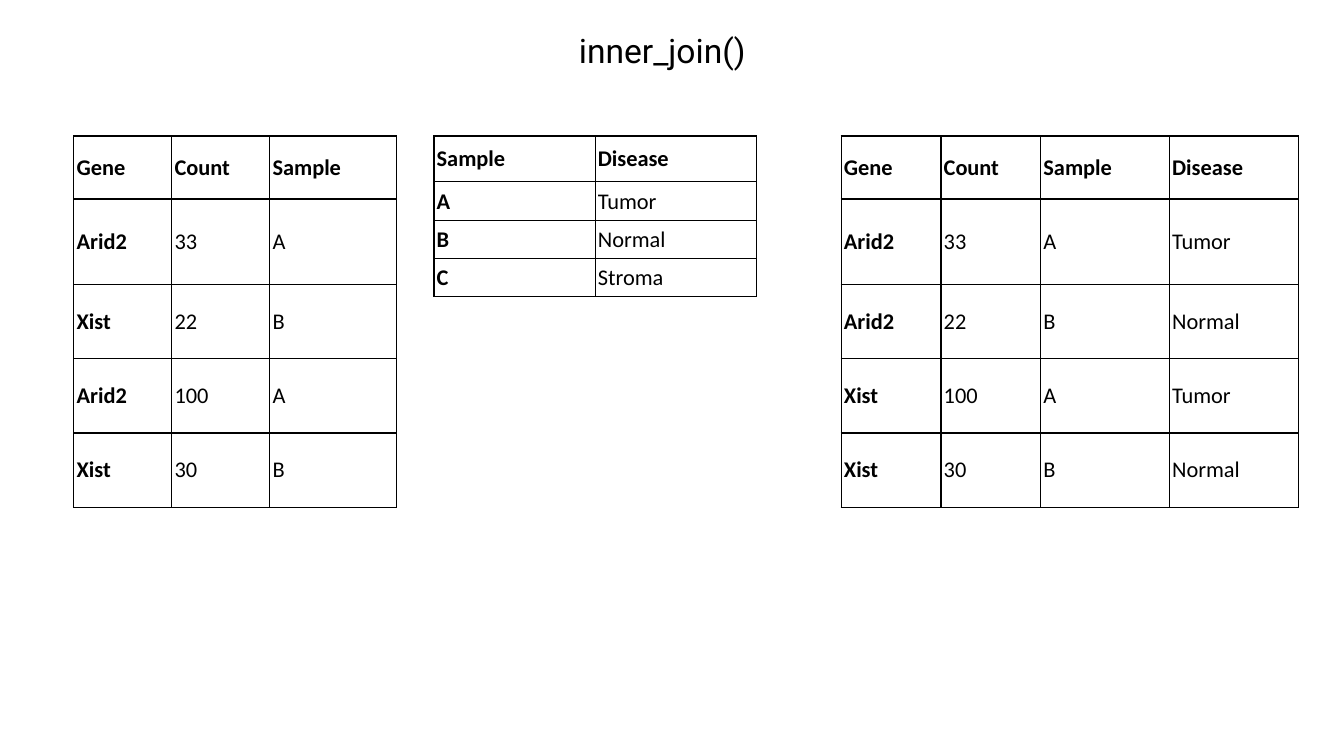
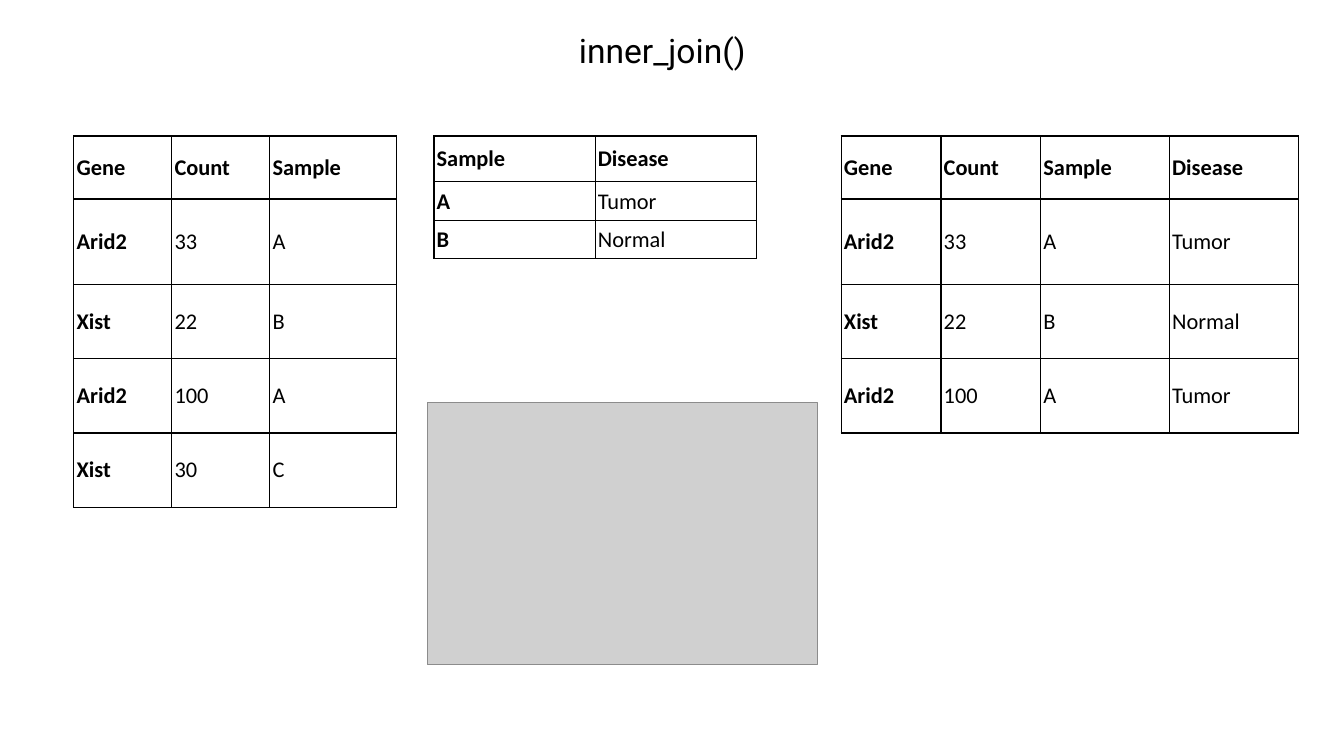
Before and after one commit to jraab/GNET749_RNAseq, a slide deck: slide 21 of lectures/2023_RNAseq_Class2.pptx (slide 17 before the commit). Drawn at 1344x756 pixels with LibreOffice and Linux fonts; fonts in the diff are those of the drawing; grey boxes stand for pictures. Boxes give left, top, right and bottom in pixels: in the first picture for what was removed or moved away, otherwise in the second. Text is boxed around its words. In the diff, an @@ line names an element or a change of style, - is before the commit and + after.

```diff
--- a/lectures/2023_RNAseq_Class2.pptx
+++ b/lectures/2023_RNAseq_Class2.pptx
@@ table at <box>74,136,395,507</box> @@
-row 5, column 3: B
+row 5, column 3: C
@@ table at <box>434,136,756,259</box> @@
-row 4: C | Stroma
@@ table at <box>842,136,1300,434</box> @@
-row 3: Arid2 | 22 | B | Normal
-row 4: Xist | 100 | A | Tumor
-row 5: Xist | 30 | B | Normal
+row 3: Xist | 22 | B | Normal
+row 4: Arid2 | 100 | A | Tumor
@@ picture added at <box>427,403,818,665</box> @@
```
Also in this commit, not shown: 5 other slides changed, 11 slides added, 3 slides removed, 2 other files.
